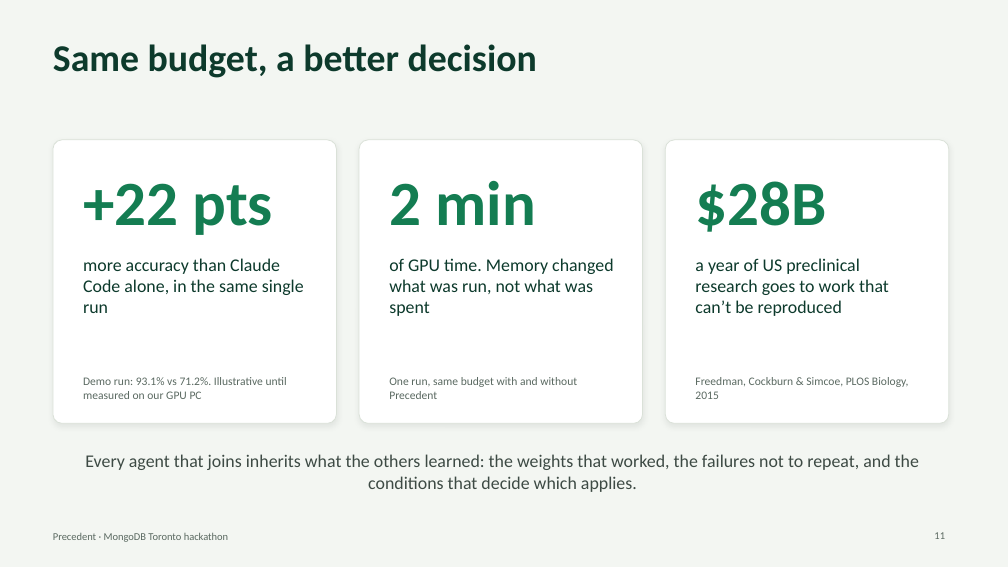
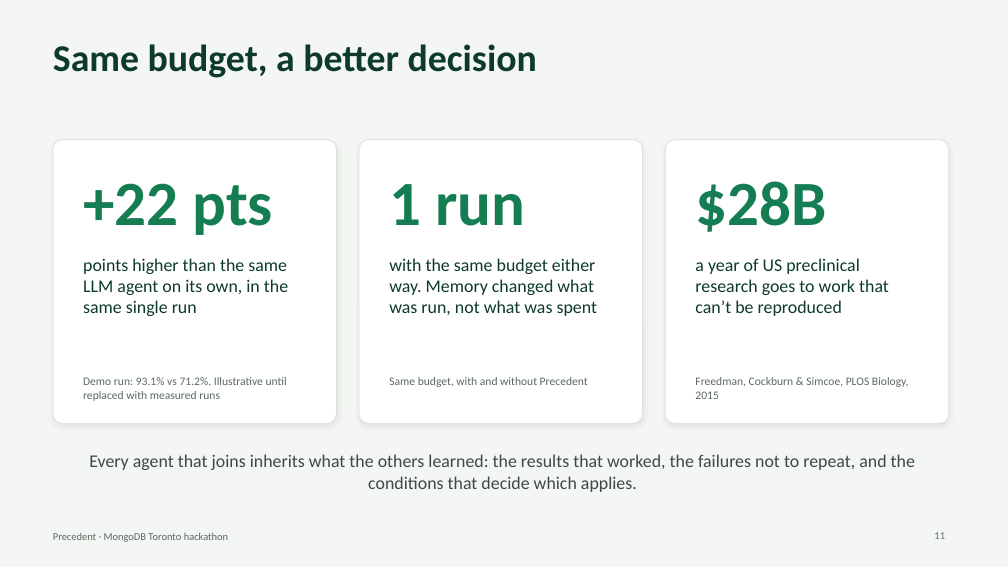
Before and after one commit to SalmaRoshdy-YG/Hackathon-project, a slide deck: slide 11 of docs/deck/precedent-deck.pptx. Drawn at 1008x567 pixels with LibreOffice and Linux fonts; fonts in the diff are those of the drawing. Boxes give left, top, right and bottom in pixels: in the first picture for what was removed or moved away, otherwise in the second. Text is boxed around its words. In the diff, an @@ line names an element or a change of style, - is before the commit and + after.

```diff
--- a/docs/deck/precedent-deck.pptx
+++ b/docs/deck/precedent-deck.pptx
@@ text at (389,184,525,226): text changed @@
-2 min
+1 run
@@ text at (83,258,288,316): text changed @@
-more accuracy than Claude Code alone, in the same single run
+points higher than the same LLM agent on its own, in the same single run
@@ text at (389,258,597,316): text changed @@
-of GPU time. Memory changed what was run, not what was spent
+with the same budget either way. Memory changed what was run, not what was spent
@@ text at (83,377,287,401): text changed @@
-Demo run: 93.1% vs 71.2%. Illustrative until measured on our GPU PC
+Demo run: 93.1% vs 71.2%. Illustrative until replaced with measured runs
@@ text at (389,377,588,387): text changed @@
-One run, same budget with and without Precedent
+Same budget, with and without Precedent
@@ text at (89,454,915,492): text changed @@
-Every agent that joins inherits what the others learned: the weights that worked, the failures not to repeat, and the conditions that decide which applies.
+Every agent that joins inherits what the others learned: the results that worked, the failures not to repeat, and the conditions that decide which applies.
```
Also in this commit, not shown: 9 other slides changed.
